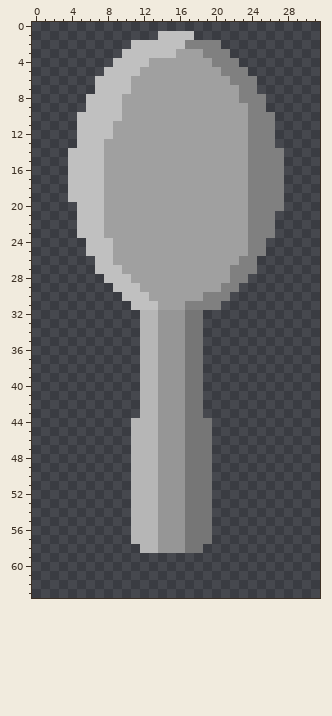
One commit to this pixel-art sprite: Textures/UI/Spoon.png. That is the earlier state.
The file is 32x64 pixels.
After:
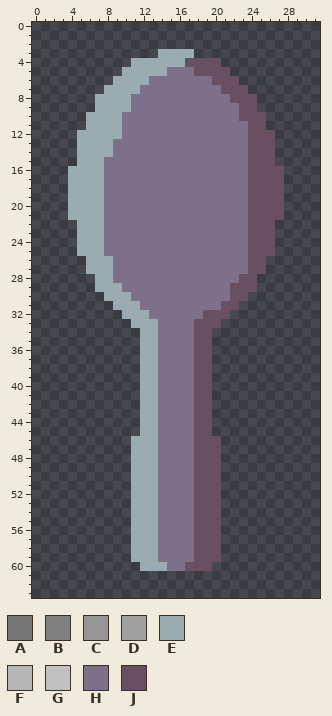
Palette (. is transparent): A #767676  B #808080  C #969696  D #a0a0a0  E #9babb2  F #b6b6b6  G #c0c0c0  H #7f708a  J #694f62
The exact change:
Changed rows in their new state; - is an unchanged pixel.
first column x 4:
 1 ----------....----------
 2 -------..........-------
 3 ------....EEEE....------
 4 -----..EEEEEEJJJJ..-----
 5 ----..EEEEEHHHJJJJ..----
 6 ---..EEEEHHHHHHHJJJ..---
 7 ---.EEEEHHHHHHHHHJJJ.---
 8 --.EEEEHHHHHHHHHHHJJJ.--
 9 --.EEEEHHHHHHHHHHHHJJ.--
10 -.EEEEHHHHHHHHHHHHHJJJ.-
11 -.EEEEHHHHHHHHHHHHHHJJ.-
12 -EEEEEHHHHHHHHHHHHHHJJJ-
13 -EEEEHHHHHHHHHHHHHHHJJJ-
14 .EEEEHHHHHHHHHHHHHHHJJJ.
15 .EEEHHHHHHHHHHHHHHHHJJJ.
16 EEEEHHHHHHHHHHHHHHHHJJJJ
17 EEEEHHHHHHHHHHHHHHHHJJJJ
18 EEEEHHHHHHHHHHHHHHHHJJJJ
19 EEEEHHHHHHHHHHHHHHHHJJJJ
20 EEEEHHHHHHHHHHHHHHHHJJJJ
21 EEEEHHHHHHHHHHHHHHHHJJJJ
22 -EEEHHHHHHHHHHHHHHHHJJJ-
23 -EEEHHHHHHHHHHHHHHHHJJJ-
24 -EEEHHHHHHHHHHHHHHHHJJJ-
25 -EEEHHHHHHHHHHHHHHHHJJJ-
26 --EEEHHHHHHHHHHHHHHHJJ--
27 --EEEHHHHHHHHHHHHHHHJJ--
28 ---EEHHHHHHHHHHHHHHJJ---
29 ---EEEHHHHHHHHHHHHJJJ---
30 ----EEEHHHHHHHHHHHJJ----
31 -----EEEHHHHHHHHHJJ-----
32 ------EEEHHHHHHJJJ------
33 -------EEEHHHHJJJ-------
34 --------EEHHHHJJ--------
35 --------EEHHHHJJ--------
36 --------EEHHHHJJ--------
37 --------EEHHHHJJ--------
38 --------EEHHHHJJ--------
39 --------EEHHHHJJ--------
40 --------EEHHHHJJ--------
41 --------EEHHHHJJ--------
42 --------EEHHHHJJ--------
43 --------EEHHHHJJ--------
44 -------.EEHHHHJJ--------
45 -------.EEHHHHJJ--------
46 -------EEEHHHHJJJ-------
47 -------EEEHHHHJJJ-------
48 -------EEEHHHHJJJ-------
49 -------EEEHHHHJJJ-------
50 -------EEEHHHHJJJ-------
51 -------EEEHHHHJJJ-------
52 -------EEEHHHHJJJ-------
53 -------EEEHHHHJJJ-------
54 -------EEEHHHHJJJ-------
55 -------EEEHHHHJJJ-------
56 -------EEEHHHHJJJ-------
57 -------EEEHHHHJJJ-------
58 -------EEEHHHHJJJ-------
59 -------EEEHHHHJJJ-------
60 --------EEEHHJJJ--------
